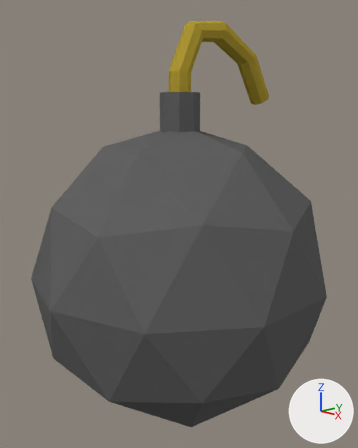
Renders of the Blender file Assets/Models/Bomb.blend from each side of a commit.
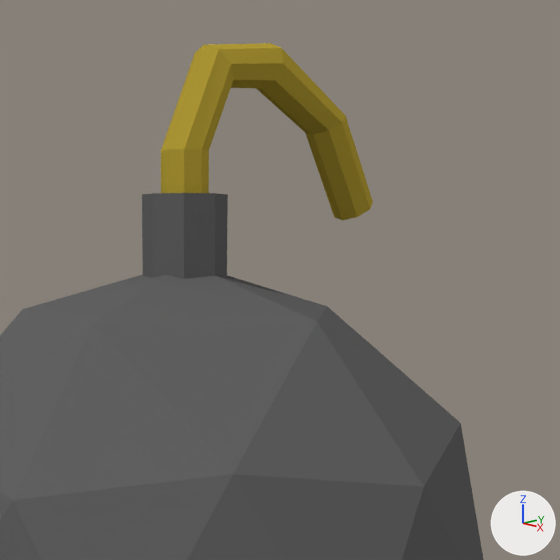
Old and new are each drawn whole from a 50 mm camera at (3.81, -3.66, 2.49) aimed at (-0.01, -0.01, 1.29) and again close up on the part from 26% to 100% of the width and 0% to 59% of the height. Lighting does not change. The marker at lower right points along +X, +Y and +Z.

Before the edit, the objects in view are built like this:
```python
me_cylinder_001 = bpy.data.meshes.new('Cylinder.001')
me_cylinder_001.from_pydata(...)  # an 8-sided cylinder along z spanning x -1.0..1.0, y -1.0..1.0, z -1.0..1.0
me_cylinder_001.materials.append(mat_bomb)  # dark grey #636363
me_cylinder_002 = bpy.data.meshes.new('Cylinder.002')
me_cylinder_002.from_pydata(...)  # 48 vertices, 42 faces; spans x -1.23..1.0, y -12.14..1.0, z -5.74..1.74
me_cylinder_002.materials.append(mat_fuse)  # yellow #b69f38
me_icosphere = bpy.data.meshes.new('Icosphere')
me_icosphere.from_pydata(...)  # an icosphere of 80 faces spanning x -0.95..0.95, y -1.0..1.0, z -1.0..1.0
me_icosphere.materials.append(mat_bomb)  # dark grey #636363
ob_cylinder = bpy.data.objects.new('Cylinder', me_cylinder_001)
ob_cylinder.location = (0.0, 0.0, 2.468)
ob_cylinder.scale = (0.209, 0.209, 0.209)
ob_cylinder_001 = bpy.data.objects.new('Cylinder.001', me_cylinder_002)
ob_cylinder_001.location = (0.0, 0.0, 2.766)
ob_cylinder_001.scale = (-0.116, -0.116, -0.116)
ob_icosphere = bpy.data.objects.new('Icosphere', me_icosphere)
ob_icosphere.location = (0.0, 0.0, 0.745)
ob_icosphere.scale = (1.61, 1.61, 1.61)
```
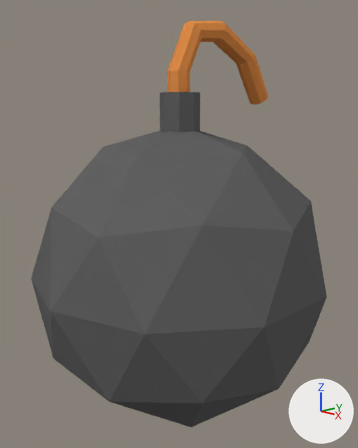
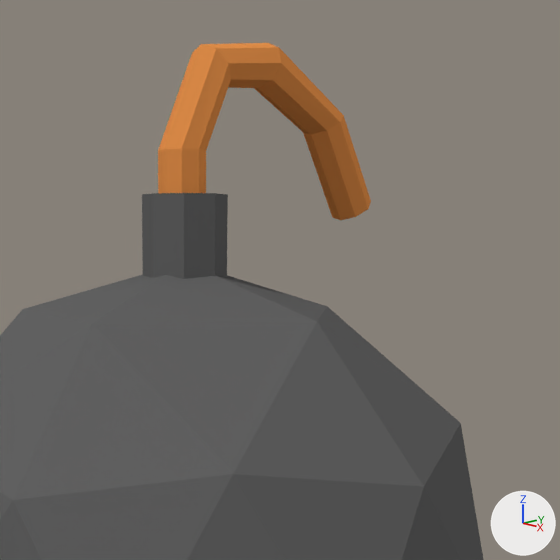
What the commit changed:
Material 'Material' (mat_material) is new.
Its base color is (0.8, 0.286, 0.0711) (orange #e7924b).
me_cylinder_002 has 48 vertices, 42 faces and spans x -1.23..1.0, y -12.14..1.0, z -5.74..1.74.
me_cylinder_002 no longer uses material mat_fuse (yellow #b69f38).
me_cylinder_002 now uses material mat_material (orange #e7924b).
Object 'Cylinder.001' (ob_cylinder_001) moves from (0.0, 0.0, 2.766) to (0.0, -0.018, 2.766).

Where the change shows, as pixel boxes (x1, y1, x2, y2) in the close-ups (560 x 560 px):
'Cylinder.001', recoloured, moved
    before: (161, 43, 373, 220)
    after: (158, 43, 371, 220)
